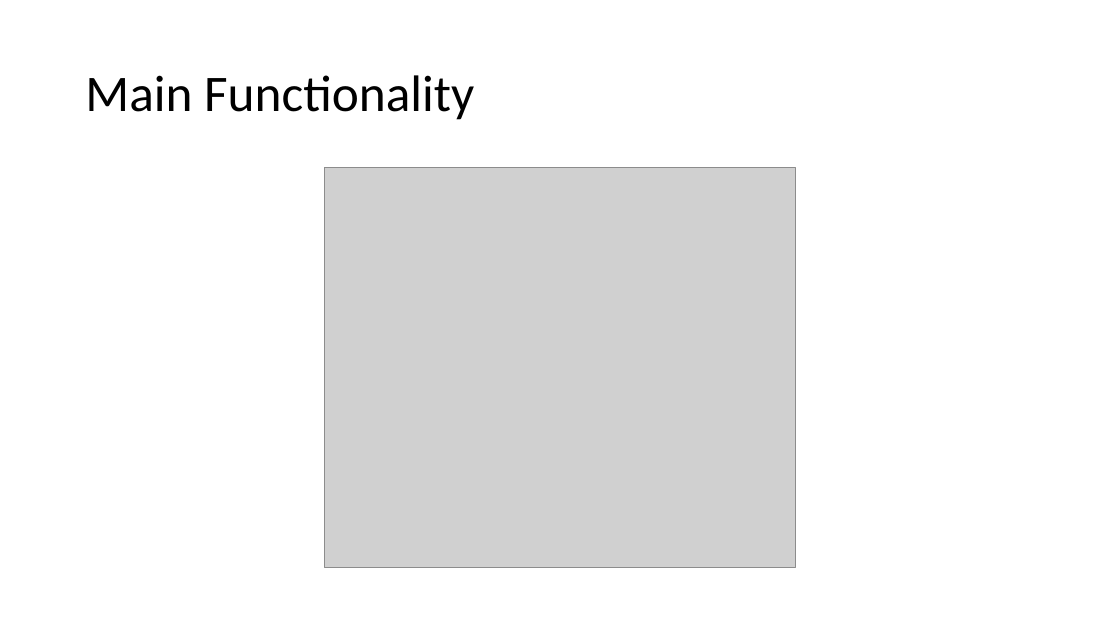
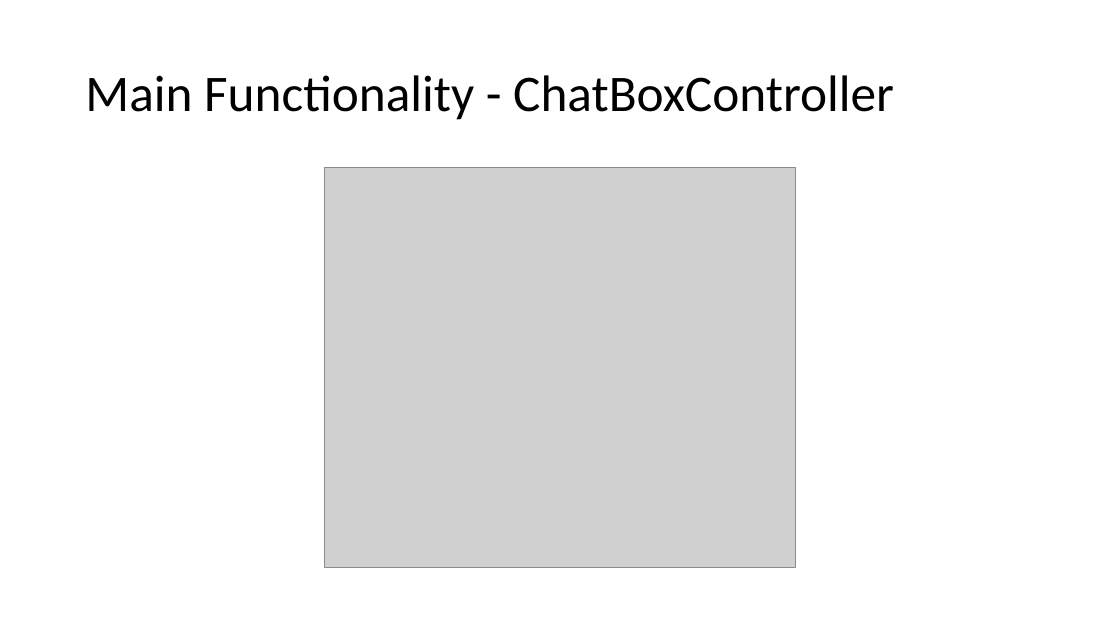
Before and after one commit to FontysVenlo/ActiveMQ_ESDE_FK, a slide deck: slide 8 of Diagrams/presentation.pptx. Drawn at 1120x630 pixels with LibreOffice and Linux fonts; fonts in the diff are those of the drawing; grey boxes stand for pictures. Boxes give left, top, right and bottom in pixels: in the first picture for what was removed or moved away, otherwise in the second. Text is boxed around its words. In the diff, an @@ line names an element or a change of style, - is before the commit and + after.

```diff
--- a/Diagrams/presentation.pptx
+++ b/Diagrams/presentation.pptx
@@ title at (85,75,894,120): text changed @@
-Main Functionality
+Main Functionality - ChatBoxController
```
Also in this commit, not shown: 1 other slide changed, 1 other file.
